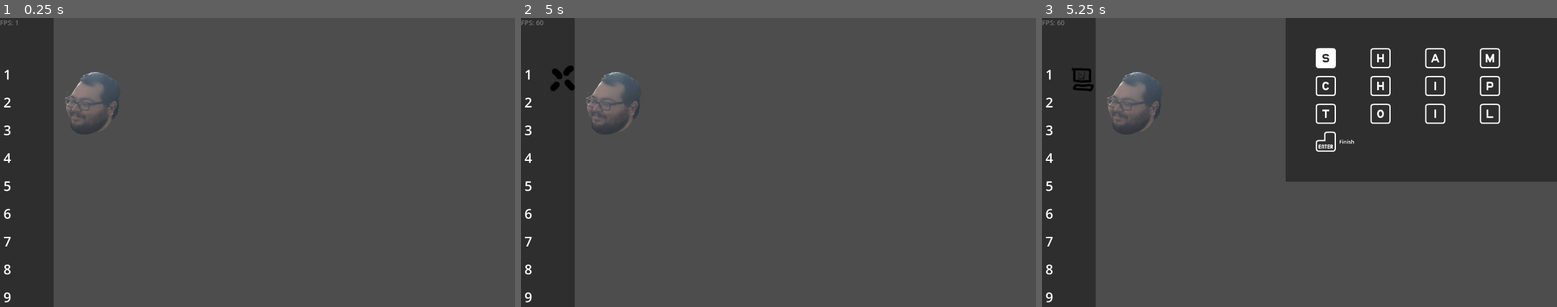
Above: before the commit, frames 1-3 (left to right).
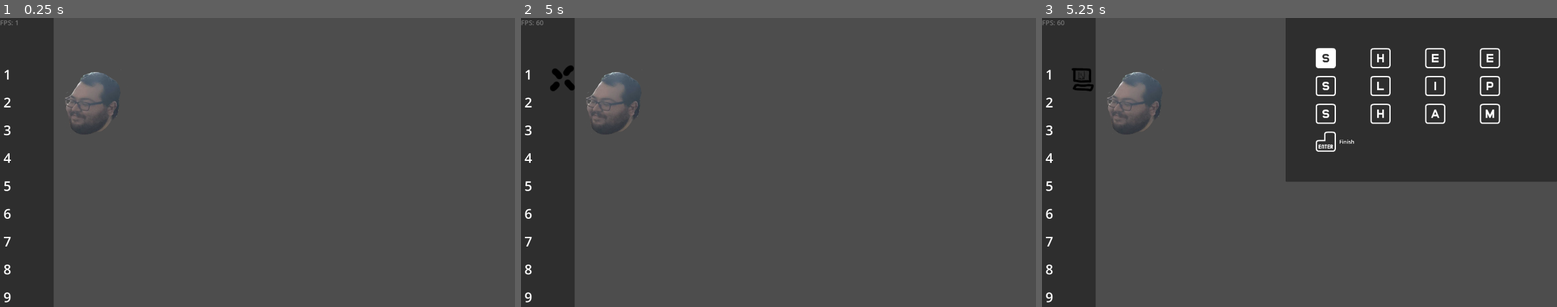
Above: after the commit, the same moments.

Repository: gabeochoa/prime_pressure
Game: Godot game, scene res://scenes/levels/level.tscn
Two runs of this game, one before a commit and one after it. Both use one fixed random seed, a clock stepped at 60 frames per second and the inputs below.
Inputs (mouse positions are in pixels of both pictures, inside the frame that each line leads up to):
- Up to frame 1 (0.25 s): no input
- Up to frame 2 (5 s): tap Enter at 0.5, 0.6, 2.75, 4.25 s; move the mouse to (819, 119) at 0.52 s; click (819, 119) at 0.67 s; move the mouse to (675, 176) at 1.27 s; hold A 1.28-2.03 s; tap F at 1.35 s; tap Space at 2, 3.5 s; move the mouse to (830, 98) at 2.02 s; tap Z at 2.1 s; move the mouse to (752, 220) at 2.77 s; tap U at 2.85 s; click (752, 220) at 2.92 s; move the mouse to (933, 205) at 3.52 s; hold A from 3.53 s (still down); tap B at 3.6 s; move the mouse to (624, 119) at 4.27 s; tap T at 4.35 s
- Up to frame 3 (5.25 s): keep holding A; tap Space at 5 s; move the mouse to (1325, 162) at 5.02 s; tap 1 at 5.1 s; click (1325, 162) at 5.17 s

Frames 1-2 are identical in both runs. In frame 3, 0.2% of the frame differs, in the area x 54-88%, y 12-35%.

Commit message:
add more items

Diff:
--- a/scripts/order_data.gd
+++ b/scripts/order_data.gd
@@ -12,22 +12,23 @@
 enum ItemType {
 	Shampoo,
 	Chips,
-	ToiletPaper
+	ToiletPaper,
+	Sheets,
+	Slippers,
+	Popcorn,
+	Leggings,
+	Soda
 }
 
 static var items: Dictionary = {
-	ItemType.Shampoo: {
-		"en_name": "Shampoo",
-		"keys": "SHAM"
-	},
-	ItemType.Chips: {
-		"en_name": "Chips",
-		"keys": "CHIP"
-	},
-	ItemType.ToiletPaper: {
-		"en_name": "Toilet Paper",
-		"keys": "TOIL"
-	}
+	ItemType.Shampoo: { "en_name": "Shampoo", "keys": "SHAM" },
+	ItemType.Chips: { "en_name": "Chips", "keys": "CHIP" },
+	ItemType.ToiletPaper: { "en_name": "Toilet Paper", "keys": "TOIL" },
+	ItemType.Sheets: { "en_name": "Sheets", "keys": "SHEE" },
+	ItemType.Slippers: { "en_name": "Slippers", "keys": "SLIP" },
+	ItemType.Popcorn: { "en_name": "Popcorn", "keys": "CORN" },
+	ItemType.Leggings: { "en_name": "Leggings", "keys": "LEGG" },
+	ItemType.Soda: { "en_name": "Soda", "keys": "SODA" },
 }
 
 class Item:
@@ -86,12 +87,15 @@
 	return self
 
 static func make_example_order() -> Array[Item]:
-	var example_order: Array[Item]= [
-		Item.new().set_type(ItemType.Shampoo).set_amount(1),
-		Item.new().set_type(ItemType.Chips).set_amount(2),
-		Item.new().set_type(ItemType.ToiletPaper).set_amount(10)
-	]
-	example_order.shuffle()
+	var items = ItemType.keys()
+	items.shuffle()
+
+	var example_order: Array[Item] = []
+	for i in range(0, 3):
+		var item_type  = items[i]
+		example_order.append(
+			Item.new().set_type(ItemType.get(item_type))
+		)
 	return example_order
 
 static func make_new_order() -> OrderData:
